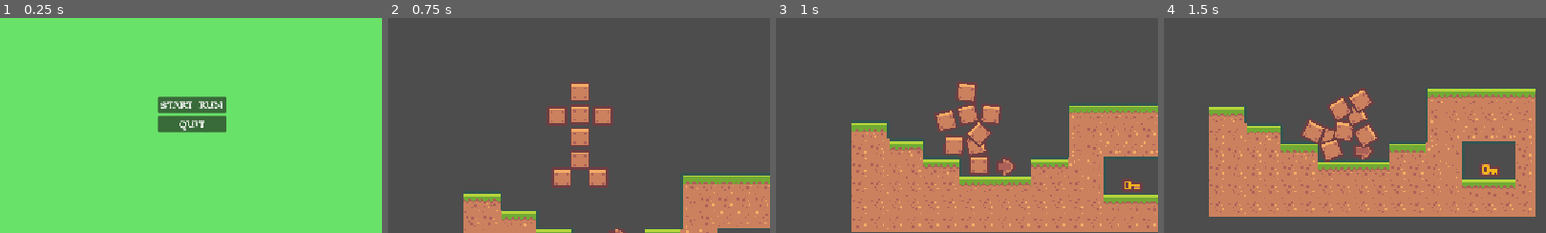
Above: before the commit, frames 1-4 (left to right).
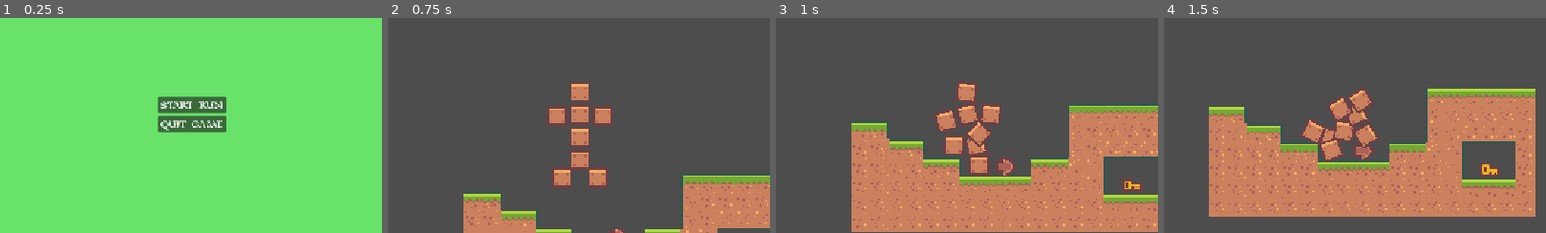
Above: after the commit, the same moments.

Repository: zachary-huber/saskatoonGameJamSeptember2026
Game: Godot game, scene res://scenes/UI/main_menu.tscn
Same seed, same stepped clock (60 frames per second), same inputs: the game is played once before the commit and once after it.
Inputs (mouse positions are % of the whole screen's width and height, from its top left):
- Up to frame 1 (0.25 s): no input
- Up to frame 2 (0.75 s): click (50, 48) at 0.5 s, where only the run before the commit has a clickable "START RUN"
- Up to frame 3 (1 s): no input
- Up to frame 4 (1.5 s): hold D (move right) from 1.28 s (still down)
The pictures show only the part of the screen within x 25-75%, y 28-78%; the shares and areas given below are measured in that part.

The runs differ from the first frame. In frame 1, 0.4% of the frame differs, in the area x 42-59%, y 47-53%; in frame 2, nothing differs; in frame 3, nothing differs; in frame 4, nothing differs.

Commit message:
made HUD see through - converted menu buttons to dev buttons

Diff:
--- a/scenes/UI/hud.tscn
+++ b/scenes/UI/hud.tscn
@@ -40,7 +40,7 @@
 [node name="ColorRect" type="ColorRect" parent="MarginContainer" unique_id=581269730]
 layout_mode = 2
 size_flags_vertical = 3
-color = Color(5.1018596e-06, 0.6111962, 0.6530462, 1)
+color = Color(0, 0.6117647, 0.654902, 0.12156863)
 
 [node name="HBoxContainer" type="HBoxContainer" parent="MarginContainer" unique_id=976620247]
 layout_mode = 2
--- a/scenes/UI/main_menu.tscn
+++ b/scenes/UI/main_menu.tscn
@@ -2,6 +2,7 @@
 
 [ext_resource type="Script" uid="uid://onlop1ew4mnp" path="res://src/UI/main_menu.gd" id="1_qwnig"]
 [ext_resource type="Theme" uid="uid://cltxyrhbu5idg" path="res://data/themes/mainTheme.tres" id="1_yonvy"]
+[ext_resource type="PackedScene" uid="uid://cna7gf6c7n2n1" path="res://scenes/UI/dev_button.tscn" id="3_5jstl"]
 
 [node name="mainMenu" type="Control" unique_id=1142719045]
 layout_mode = 3
@@ -47,13 +48,15 @@
 [node name="VBoxContainer" type="VBoxContainer" parent="buttonsContainer" unique_id=2011653586]
 layout_mode = 2
 
-[node name="start_run_button" type="Button" parent="buttonsContainer/VBoxContainer" unique_id=395681697]
+[node name="devButton" parent="buttonsContainer/VBoxContainer" unique_id=287198253 instance=ExtResource("3_5jstl")]
 layout_mode = 2
-text = "START RUN"
+text = "Start run"
+devCommand = 8
 
-[node name="quit_button" type="Button" parent="buttonsContainer/VBoxContainer" unique_id=1138664651]
+[node name="devButton2" parent="buttonsContainer/VBoxContainer" unique_id=500554849 instance=ExtResource("3_5jstl")]
 layout_mode = 2
-text = "QUIT"
+text = "Quit game"
+devCommand = 6
 
 [node name="RichTextLabel" type="RichTextLabel" parent="." unique_id=1284214384]
 layout_mode = 1
@@ -65,6 +68,3 @@
 text = "
 HEAD OVER HEELS GAME"
 horizontal_alignment = 1
-
-[connection signal="pressed" from="buttonsContainer/VBoxContainer/start_run_button" to="." method="_on_start_run_button_pressed"]
-[connection signal="pressed" from="buttonsContainer/VBoxContainer/quit_button" to="." method="_on_quit_button_pressed"]
--- a/src/UI/hud.gd
+++ b/src/UI/hud.gd
@@ -8,7 +8,8 @@
 	teleportStart,
 	teleportEnd,
 	quitGame,
-	mainMenu
+	mainMenu,
+	startRun
 }
 
 func _ready() -> void:
--- a/src/singletons/gameManager.gd
+++ b/src/singletons/gameManager.gd
@@ -29,6 +29,7 @@
 func startRun() -> void:
 	setRunStartTimeTicks()
 	resetRunStats()
+	get_tree().change_scene_to_file("res://scenes/game.tscn")
 
 # Exit and shutdown the game application
 func quitGame() -> void:
@@ -85,3 +86,5 @@
 			quitGame()
 		HUD.Commands.mainMenu:
 			seeMainMenu()
+		HUD.Commands.startRun:
+			startRun()
